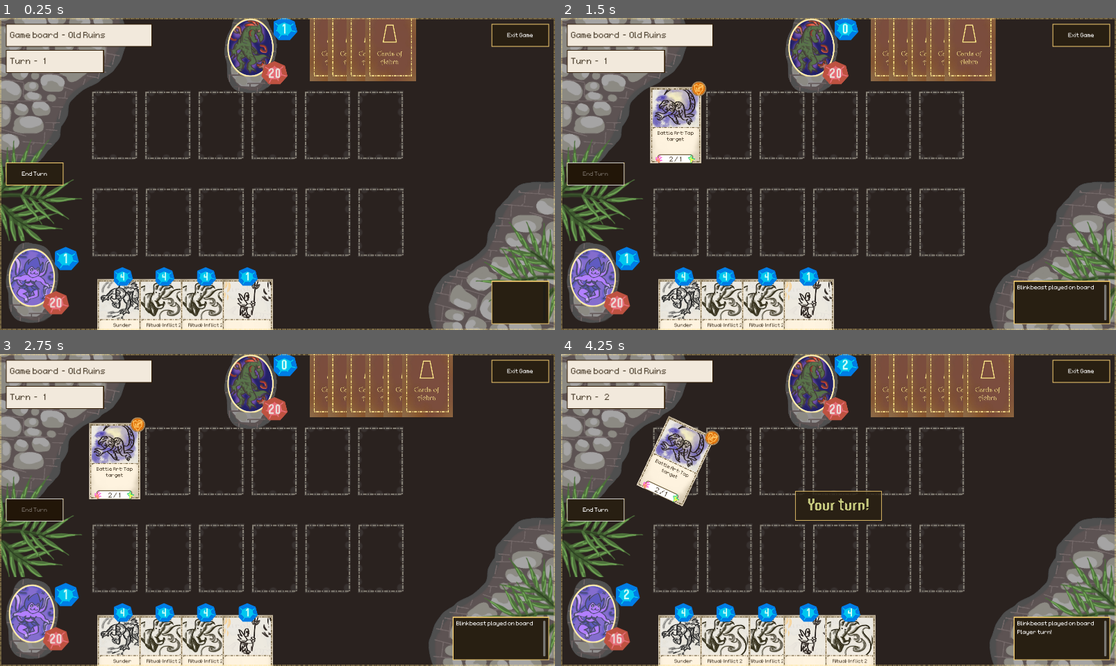
Above: before the commit, frames 1-4 (two rows, left to right).
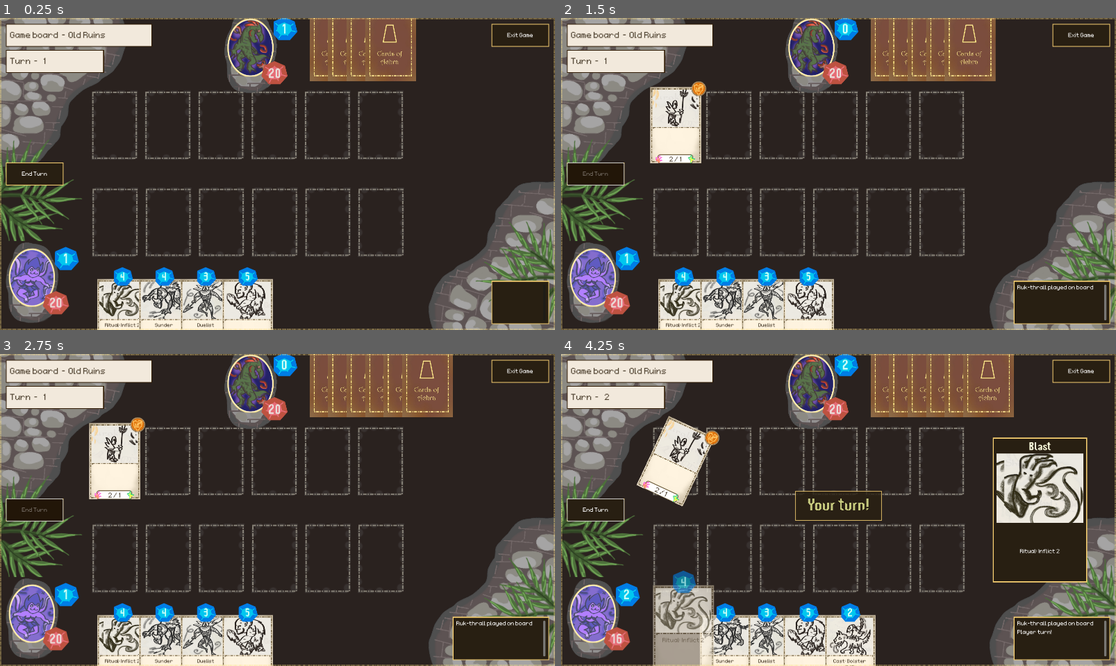
Above: after the commit, the same moments.

Repository: OttoElomaa/Godot-4-Ogre-Card-Game
Game: Godot game, scene res://GameScenes/main.tscn
Same seed, same stepped clock (60 frames per second), same inputs: the game is played once before the commit and once after it.
Inputs (mouse positions are in pixels of both pictures, inside the frame that each line leads up to):
- Up to frame 1 (0.25 s): no input
- Up to frame 2 (1.5 s): click (594, 174) at 0.5 s; click (594, 174) at 1.25 s
- Up to frame 3 (2.75 s): click (33, 510) at 2 s
- Up to frame 4 (4.25 s): drag from (683, 653) to (816, 385) at 2.77 s; drag from (727, 653) to (816, 385) at 3.52 s

The runs differ from the first frame. In frame 1, 2.3% of the frame differs, in the area x 17-49%, y 81-100%; in frame 2, 3.3%; in frame 3, 3.3%; in frame 4, 10%, in the area x 16-96%, y 21-100%.
Error after the commit: Invalid assignment of property or key 'isAvailable' with value of type 'bool' on a base object of type 'Nil'. (res://Cards/card.gd:398)

Commit message:
Minor - Card: Arrival node added. Doesn't work yet.

Diff:
--- /dev/null
+++ b/Cards/Creatures/Cr-DeathKnight.tscn
@@ -0,0 +1,17 @@
+[gd_scene load_steps=3 format=3 uid="uid://c8h8fv1enpgpb"]
+
+[ext_resource type="PackedScene" uid="uid://mxfejwivkelm" path="res://Cards/card.tscn" id="1_m612s"]
+[ext_resource type="Texture2D" uid="uid://c8fv2mu03csy" path="res://Art/CardArt/card-art-creature-deathknight.jpg" id="2_m612s"]
+
+[node name="Card-Cr-DeathKnight" instance=ExtResource("1_m612s")]
+cardName = "Death Knight"
+manaCost = 4
+startingDamage = 3
+startingHealth = 3
+
+[node name="Arrival" parent="Effects" index="3"]
+isActive = true
+inflict = 2
+
+[node name="Art" parent="Frontside" index="1"]
+texture = ExtResource("2_m612s")
--- a/Cards/card.gd
+++ b/Cards/card.gd
@@ -67,6 +67,7 @@
 @onready var castNode := $Effects/Cast
 @onready var battleArtNode := $Effects/BattleArt
 @onready var ritualNode := $Effects/Ritual
+@onready var arrivalNode := $Effects/Arrival
 
 @onready var keywordHandler := $KeywordHandler
 
@@ -131,9 +132,13 @@
 
 	#### IF NOT RITUAL, CREATE THE REST
 	else:
+		var arrivalText = arrivalNode.createText()
+		text += arrivalText
+		if arrivalText != "":
+			text += "\n"
+
 		var castText = castNode.createText()
 		text += castText
-
 		if castText != "":
 			text += "\n"
 
--- a/Cards/card.tscn
+++ b/Cards/card.tscn
@@ -235,6 +235,10 @@
 script = ExtResource("2_r3tma")
 nodeKeyword = "Battle Art"
 
+[node name="Arrival" type="Node" parent="Effects"]
+script = ExtResource("2_r3tma")
+nodeKeyword = "Arrival"
+
 [node name="KeywordHandler" type="Node" parent="."]
 script = ExtResource("3_lcq1x")
 
--- a/GameScenes/card_loader.gd
+++ b/GameScenes/card_loader.gd
@@ -32,6 +32,8 @@
 
 	for i in range(20):
 		cards.append(createCard("res://Cards/Creatures/Cr-BlinkBeast.tscn"))
+	for i in range(20):
+		cards.append(createCard("res://Cards/Creatures/Cr-DeathKnight.tscn"))
 
 
 	prints("created cards: ", cards)
Binary file added: Art/CardArt/card-art-creature-deathknight.jpg
Not shown, added: Art/CardArt/card-art-creature-deathknight.jpg.import
Not shown, added: Art/CardArt/card-art-creature-deathknight.pdn
